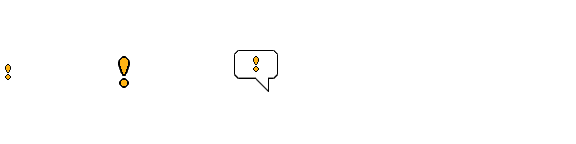
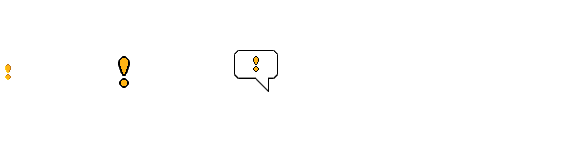
Before/after of a w=576, h=144 layered artwork. What changed in the layer stack:
painted on "Layer 1" over <box>5,64,11,80</box>
